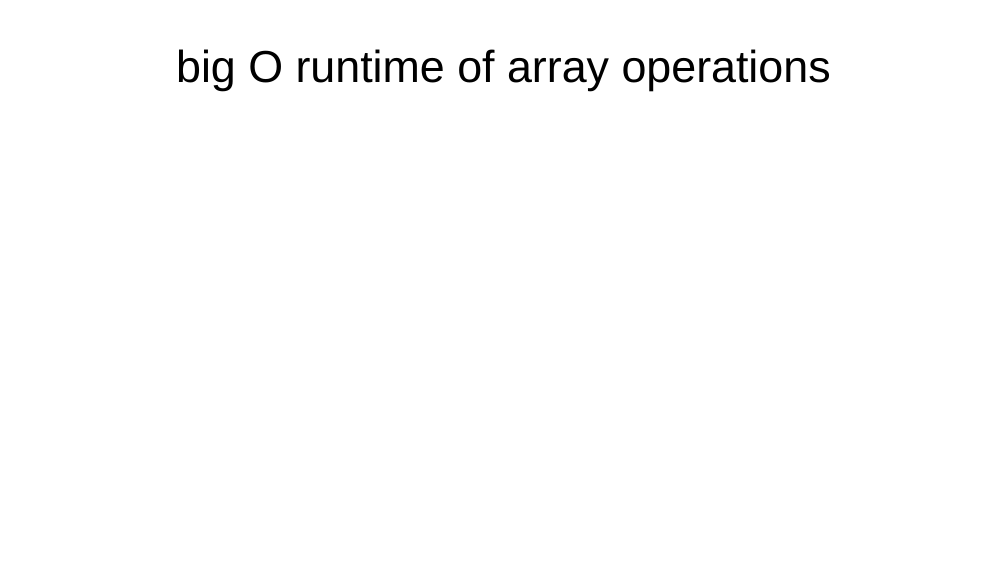
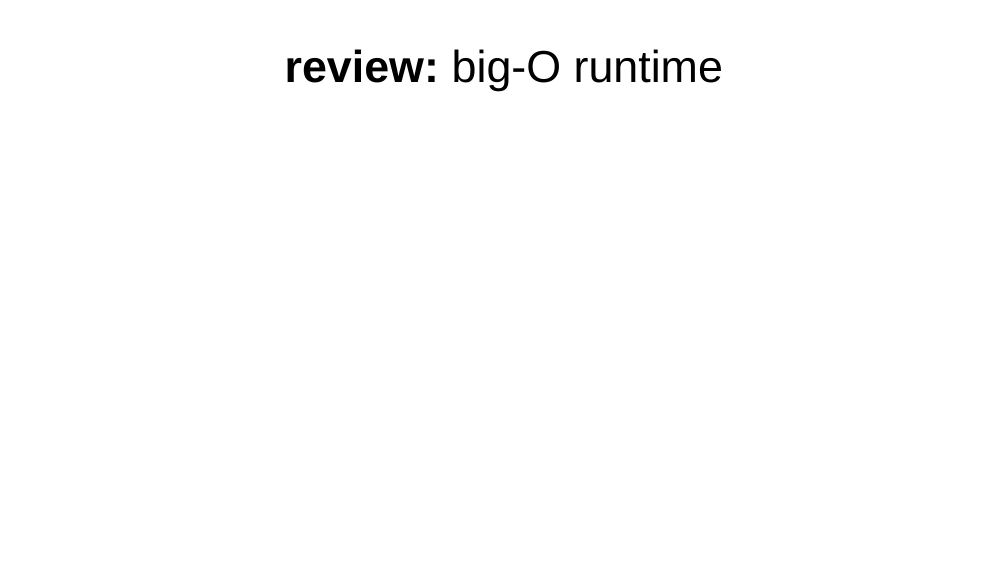
Before and after one commit to james-bern/CS136-SLIDES, a slide deck: slide 77 of 2024/Scratch.pptx (slide 22 before the commit). Drawn at 1008x567 pixels with LibreOffice and Linux fonts; fonts in the diff are those of the drawing; grey boxes stand for pictures. Boxes give left, top, right and bottom in pixels: in the first picture for what was removed or moved away, otherwise in the second. Text is boxed around its words. In the diff, an @@ line names an element or a change of style, - is before the commit and + after.

```diff
--- a/2024/Scratch.pptx
+++ b/2024/Scratch.pptx
@@ title at bbox=[285, 49, 723, 91]: text changed @@
-big O runtime of array operations
+review: big-O runtime
```
Also in this commit, not shown: 41 other slides changed, 50 slides added, 29 slides removed, 6 other files.
